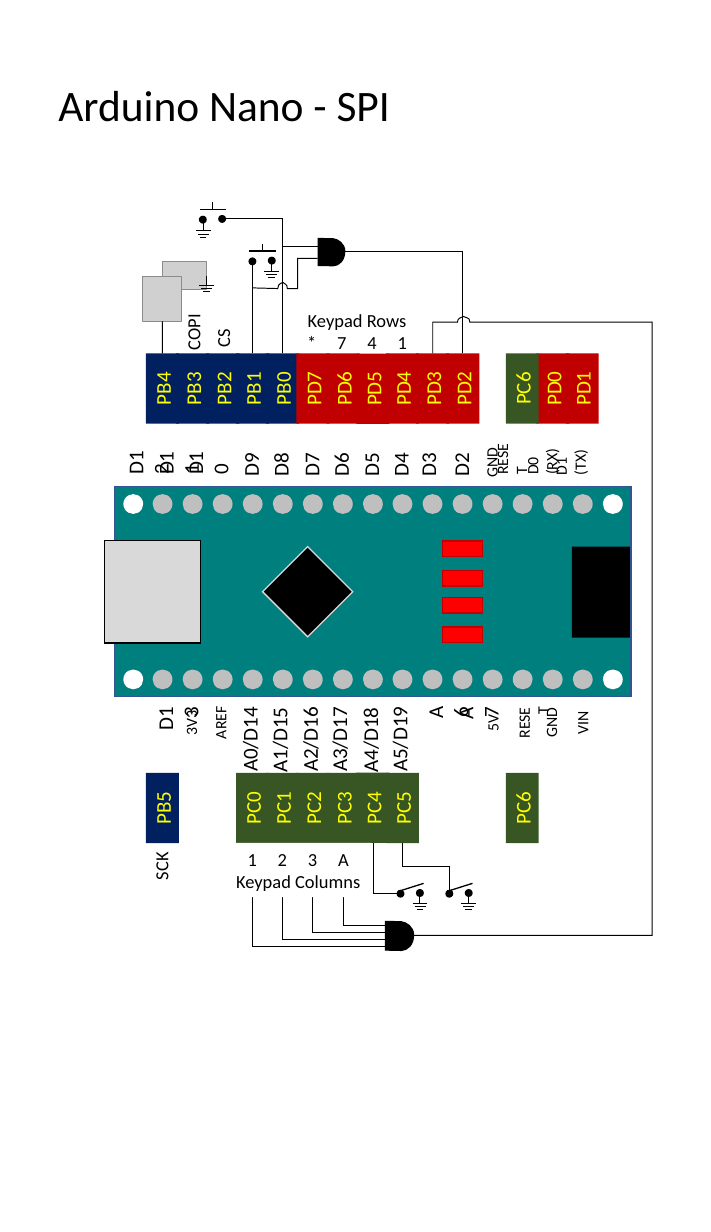
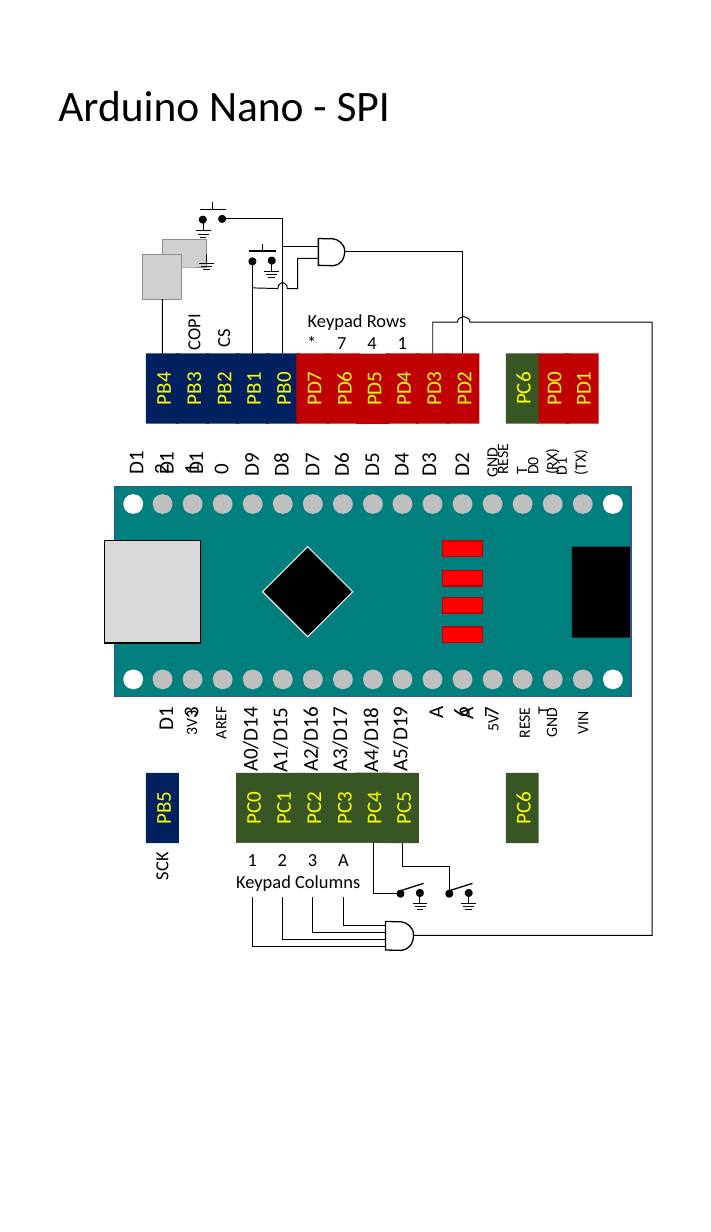
Before and after one commit to DocBohn/CowPi, a slide deck: slide 1 of extras/datasheet/pinouts/pinouts.pptx. Drawn at 711x1232 pixels with LibreOffice and Linux fonts; fonts in the diff are those of the drawing; grey boxes stand for pictures. Boxes give left, top, right and bottom in pixels: in the first picture for what was removed or moved away, otherwise in the second. Text is boxed around its words. In the diff, an @@ line names an element or a change of style, - is before the commit and + after.

```diff
--- a/extras/datasheet/pinouts/pinouts.pptx
+++ b/extras/datasheet/pinouts/pinouts.pptx
@@ freeform shape at (x1=319, y1=239, x2=345, y2=266): fill #000000 to #FFFFFF @@
@@ 3 lines moved together from (x1=199, y1=285, x2=214, y2=291) to (x1=199, y1=263, x2=214, y2=269) @@
@@ 2 pictures, 1 line moved together from (x1=143, y1=262, x2=207, y2=321) to (x1=143, y1=239, x2=207, y2=299) @@
@@ line moved from (162, 354) - (162, 321) to (162, 354) - (162, 300) @@
@@ freeform shape at (x1=386, y1=921, x2=414, y2=951): fill #000000 to #FFFFFF @@
```
Also in this commit, not shown: 1 other slide changed, 8 other files.
